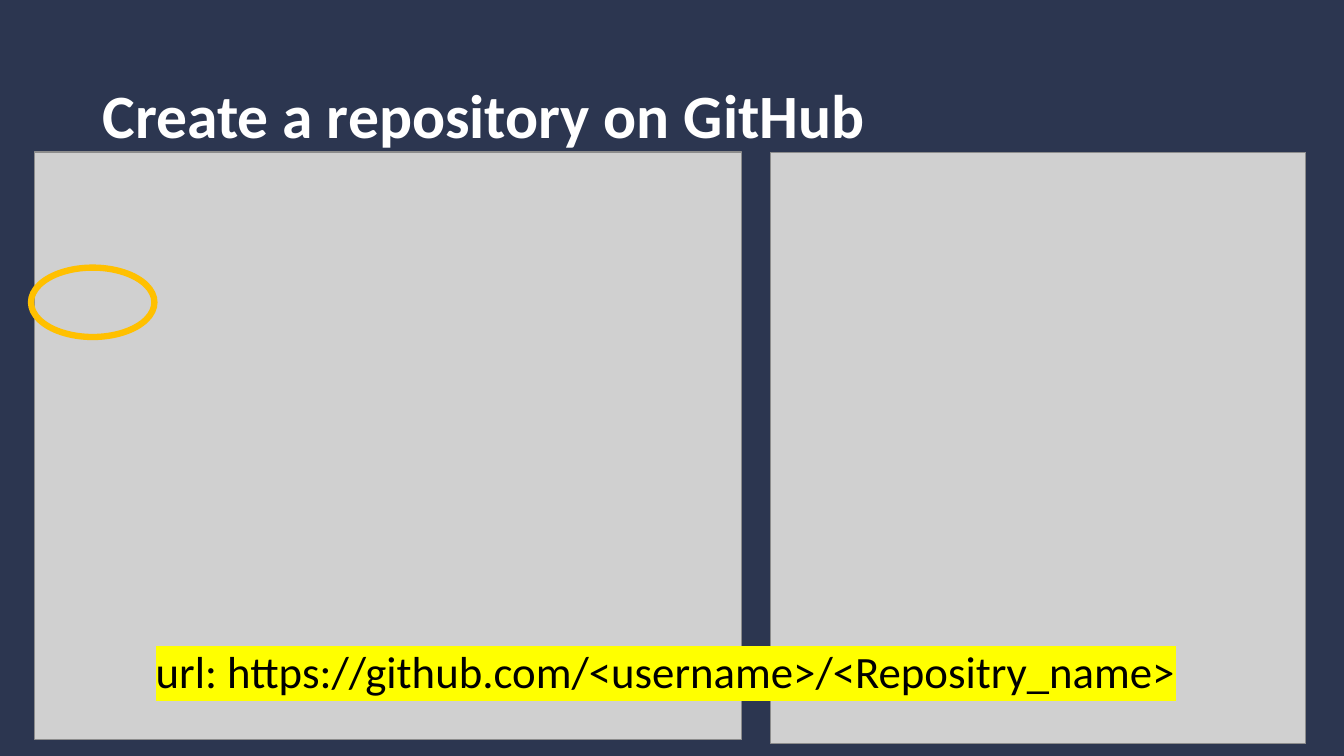
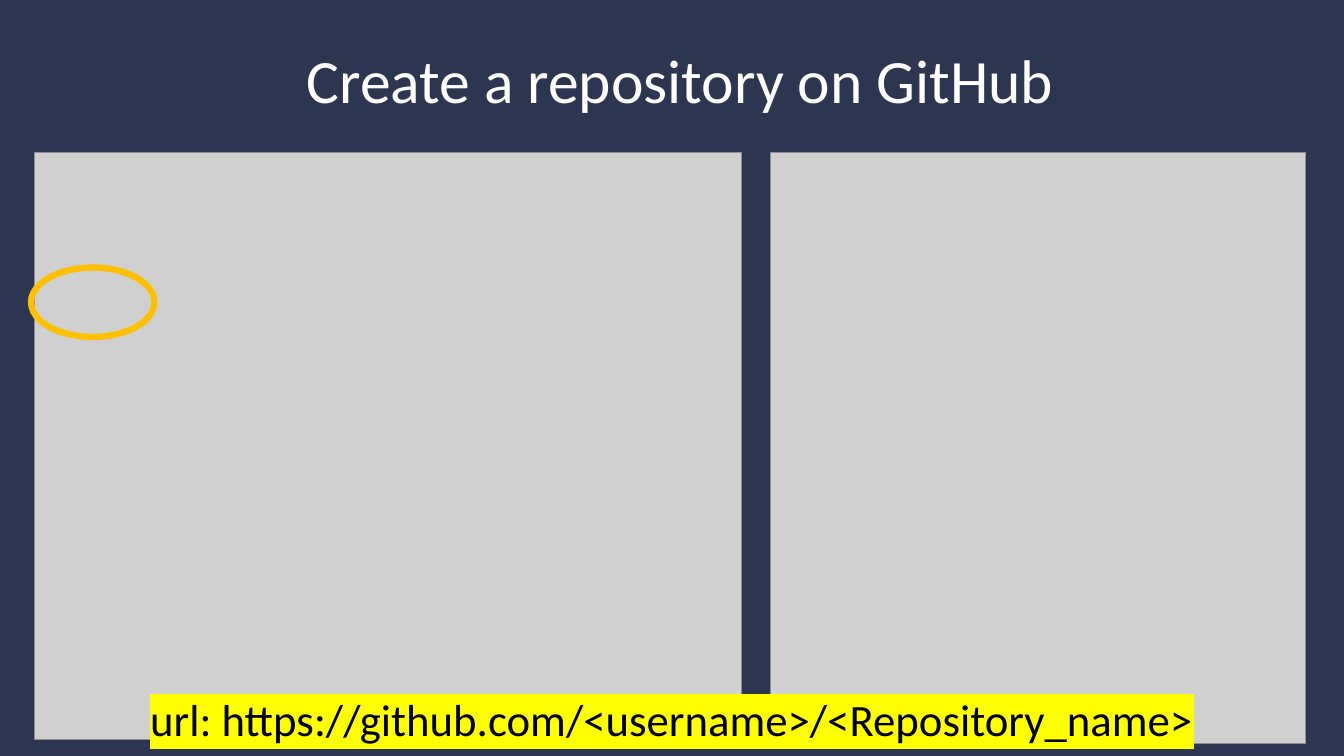
Before and after one commit to Yoselita/introduction-to-Git, a slide deck: slide 7 of supporting_material/remote_VCS_presentation.pptx (slide 8 before the commit). Drawn at 1344x756 pixels with LibreOffice and Linux fonts; fonts in the diff are those of the drawing; grey boxes stand for pictures; background and template pictures are left out. Boxes give left, top, right and bottom in pixels: in the first picture for what was removed or moved away, otherwise in the second. Text is boxed around its words. In the diff, an @@ line names an element or a change of style, - is before the commit and + after.

```diff
--- a/supporting_material/remote_VCS_presentation.pptx
+++ b/supporting_material/remote_VCS_presentation.pptx
@@ text "Create a repository on GitHub": place and size @@
-text "Create a repository on GitHub" at (102, 94, 864, 152)
+text "Create a repository on GitHub" at (307, 60, 1054, 113)
@@ text "Create a repository on GitHub" at (307, 60, 1054, 113): bold off; alignment left to centre @@
@@ text at (150, 705, 1193, 744): text changed @@
-url: https://github.com/<username>/<Repositry_name>
+url: https://github.com/<username>/<Repository_name>
```
Also in this commit, not shown: 5 other slides changed, 1 slide removed, 3 other files.
